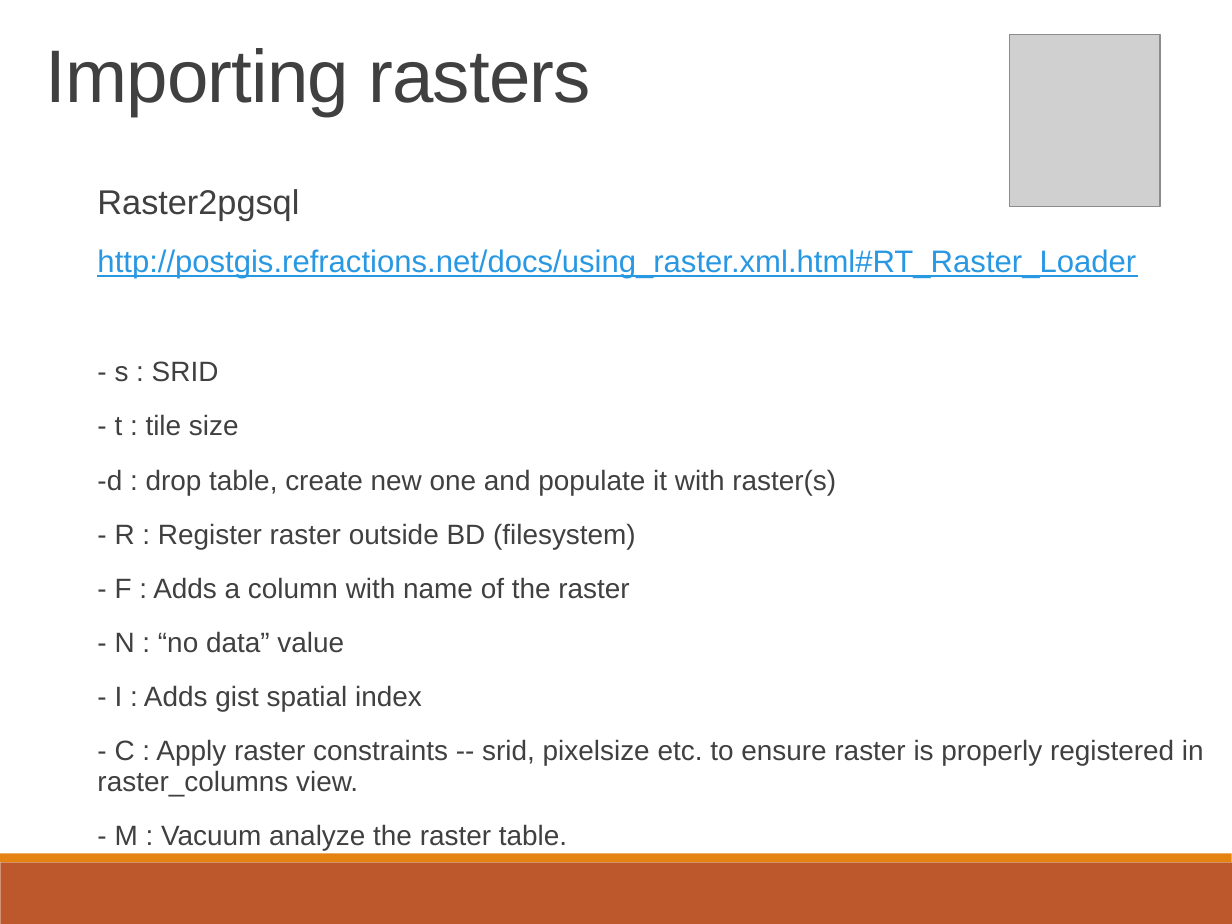
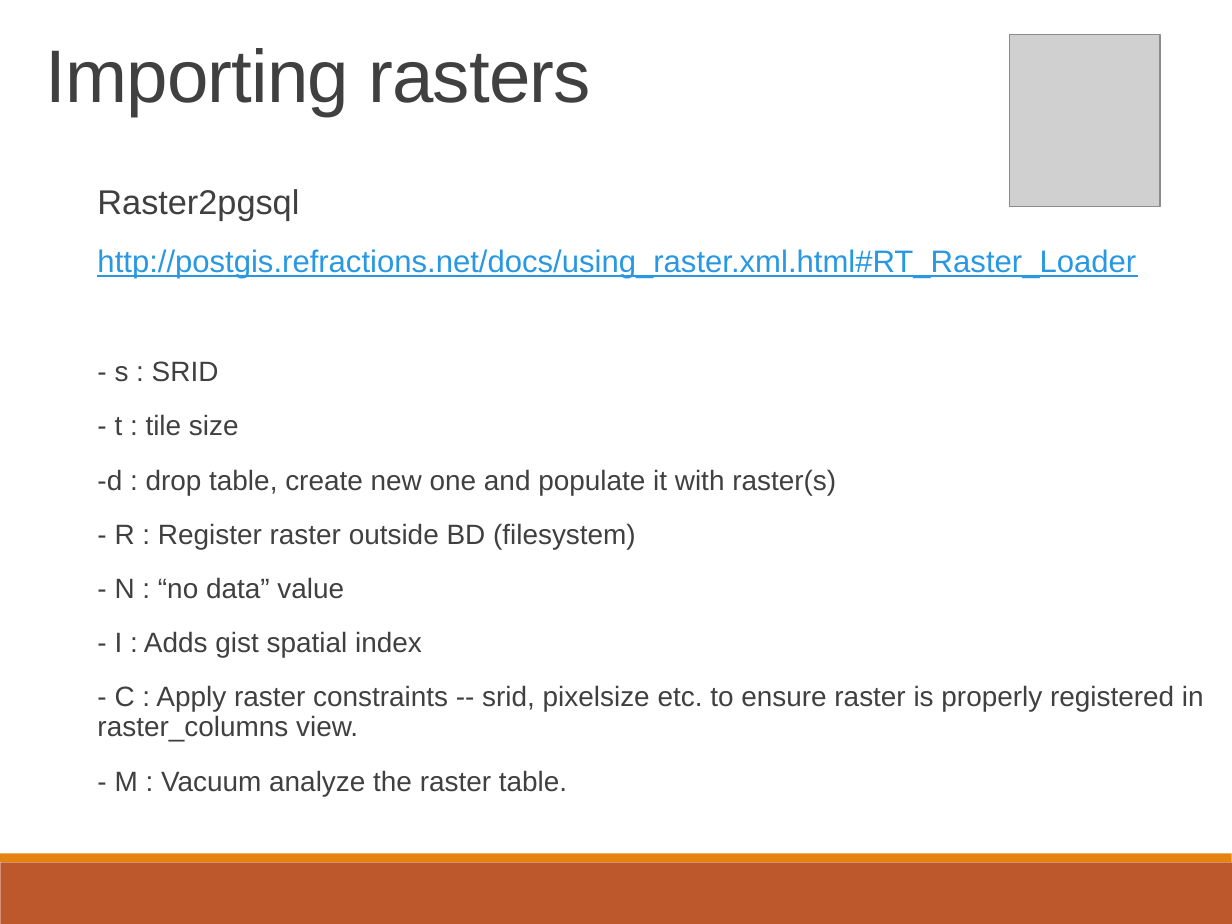
Before and after one commit to lcalisto/workshop-postgis-raster, a slide deck: slide 4 of presentation.pptx. Drawn at 1232x924 pixels with LibreOffice and Linux fonts; fonts in the diff are those of the drawing; grey boxes stand for pictures. Boxes give left, top, right and bottom in pixels: in the first picture for what was removed or moved away, otherwise in the second. Text is boxed around its words. In the diff, an @@ line names an element or a change of style, - is before the commit and + after.

Commit message:
new presentation
new presentation

```diff
--- a/presentation.pptx
+++ b/presentation.pptx
@@ subtitle at [115,577,629,599]: paragraph removed @@
-  - F : Adds a column with name of the raster
```
Also in this commit, not shown: 1 other file.
